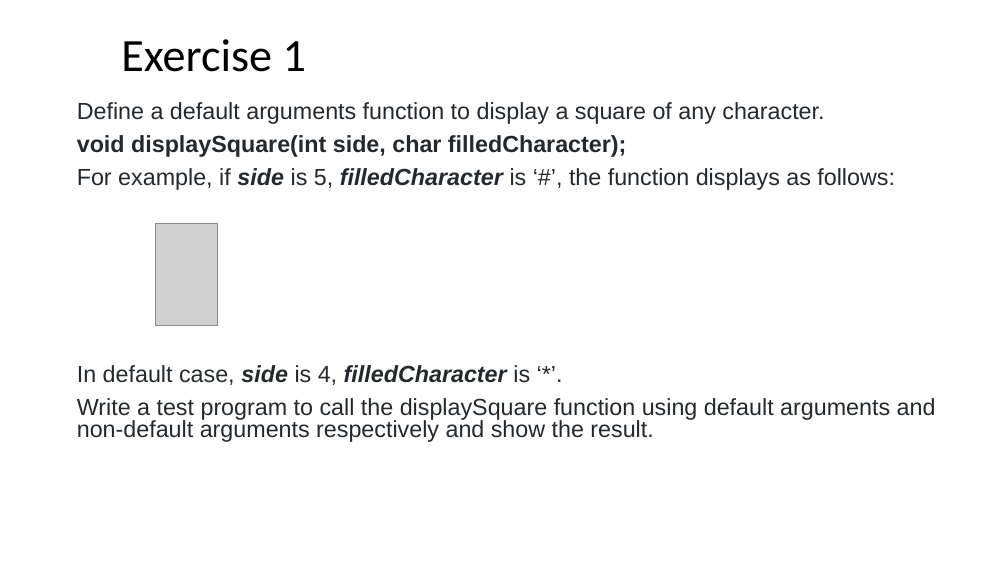
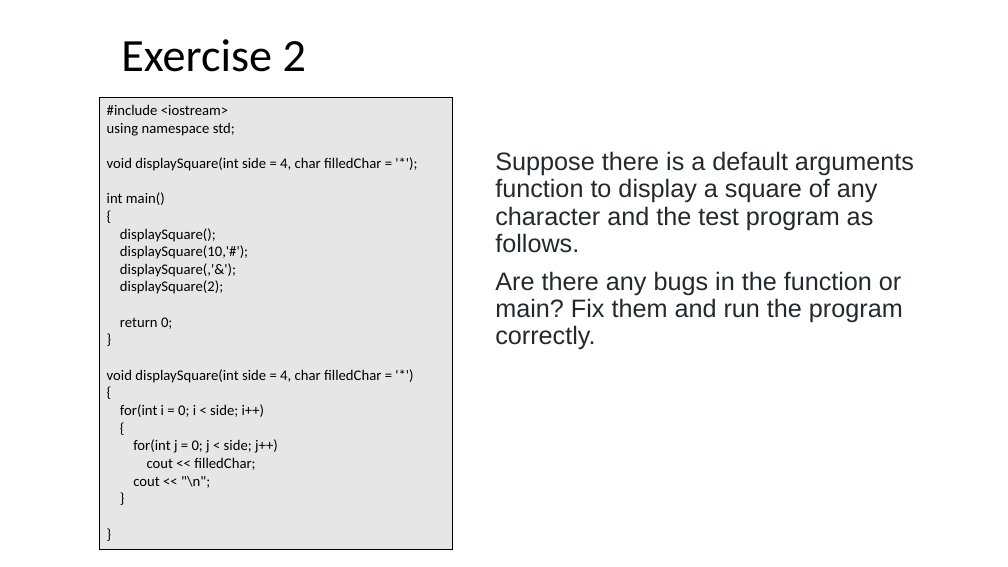
Before and after one commit to ShiqiYu/CPP, a slide deck: slide 9 of week07/Lab07.pptx (slide 19 before the commit). Drawn at 1008x567 pixels with LibreOffice and Linux fonts; fonts in the diff are those of the drawing; grey boxes stand for pictures; background and template pictures are left out. Boxes give left, top, right and bottom in pixels: in the first picture for what was removed or moved away, otherwise in the second. Text is boxed around its words. In the diff, an @@ line names an element or a change of style, - is before the commit and + after.

```diff
--- a/week07/Lab07.pptx
+++ b/week07/Lab07.pptx
@@ title at [121,39,306,72]: text changed @@
-Exercise 1
+Exercise 2
@@ rectangle added at [99,97,453,550], fill #E7E6E6, outline #000000 0.75 pt, 14 pt, text #000000 @@
+#include <iostream>
+using namespace std;
+void displaySquare(int side = 4, char filledChar = '*');
+int main()
+{
+displaySquare();
+displaySquare(10,'#');
+displaySquare(,'&');
+displaySquare(2);
+return 0;
+}
+void displaySquare(int side = 4, char filledChar = '*')
+{
+for(int i = 0; i < side; i++)
+{
+for(int j = 0; j < side; j++)
+cout << filledChar;
+cout << "\n";
+}
+}
@@ text at [495,151,914,350]: text changed; size 22.2 to 24 pt @@
-Define a default arguments function to display a square of any character.
-void displaySquare(int side, char filledCharacter);
-For example, if side is 5, filledCharacter is ‘#’, the function displays as follows:
-In default case, side is 4, filledCharacter is ‘*’.
-Write a test program to call the displaySquare function using default arguments and non-default arguments respectively and show the result.
+Suppose there is a default arguments function to display a square of any character and the test program as follows.
+Are there any bugs in the function or main? Fix them and run the program correctly.
@@ picture removed at [156,224,218,326] @@
```
Also in this commit, not shown: 3 other slides changed, 7 slides added, 17 slides removed, 5 other files.
